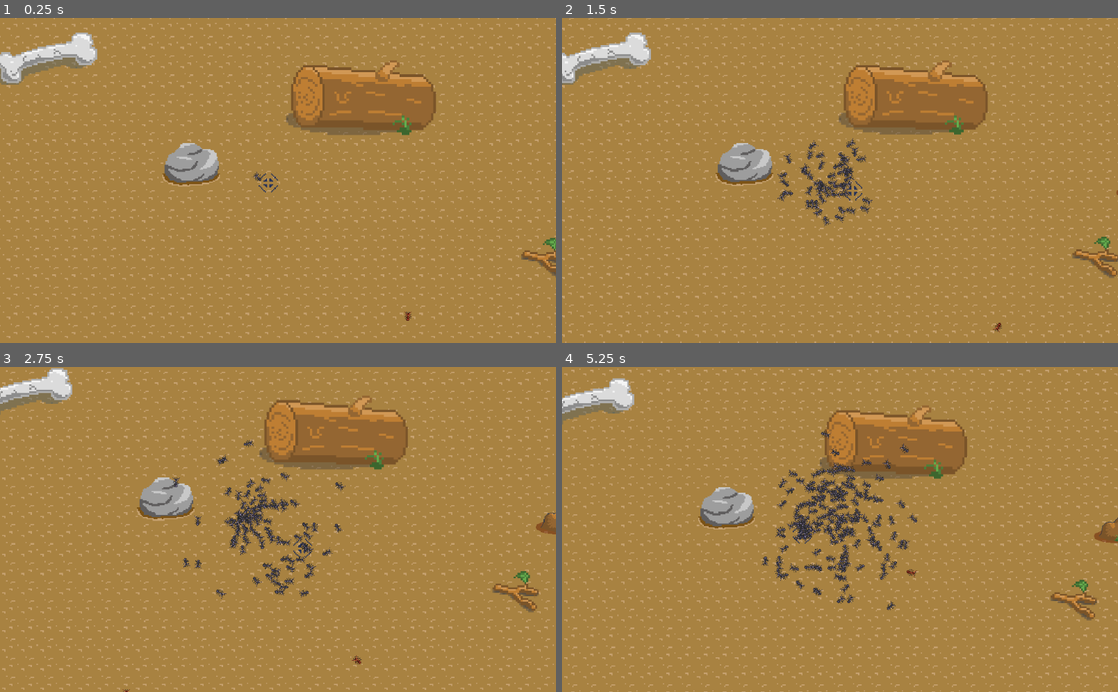
Above: before the commit, frames 1-4 (two rows, left to right).
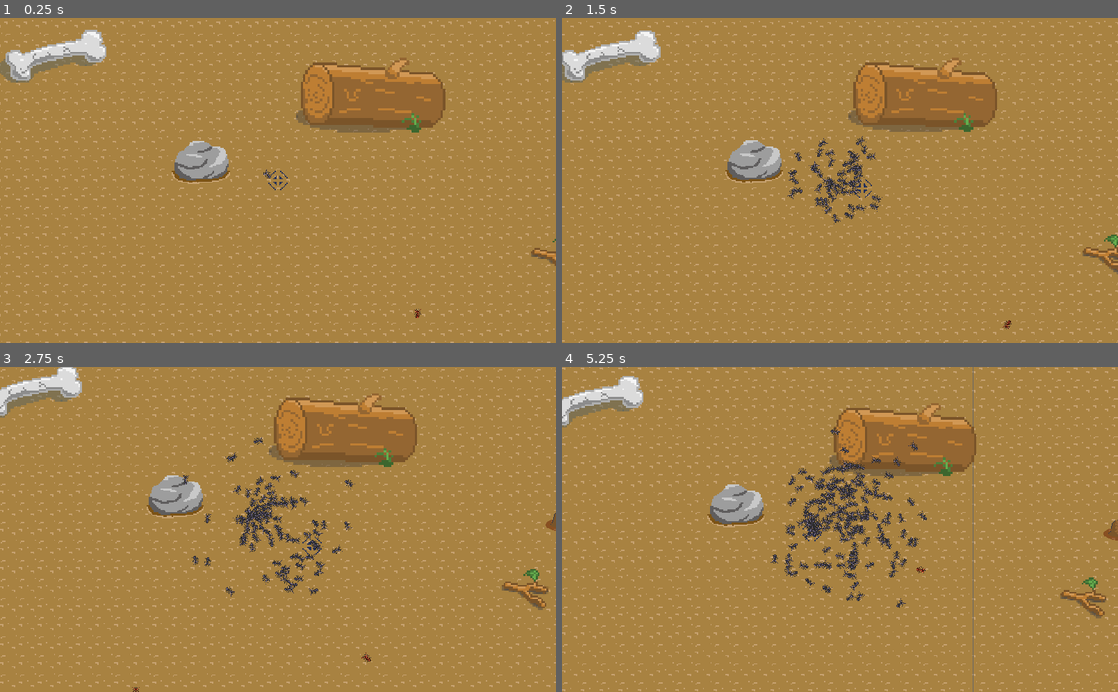
Above: after the commit, the same moments.

Repository: ajsosa/ldjam45
Game: Godot game, scene res://scenes/Objects/TestLevel.tscn
The game is run twice, just before and just after one commit, with the same random seed, the same clock (stepped at 60 frames per second) and the same inputs. Sound files missing from this copy of the repository are replaced by a short silence.
Inputs:
- Up to frame 1 (0.25 s): no input
- Up to frame 2 (1.5 s): hold Right (right) 0.53-1.28 s; hold A (addAnt) 0.53-1.28 s; hold Down (down) from 1.28 s (still down); tap A (addAnt) at 1.35 s
- Up to frame 3 (2.75 s): release Down (down) at 2.03 s; hold Right (right) from 2.03 s (still down); hold A (addAnt) from 2.03 s (still down)
- Up to frame 4 (5.25 s): release Right (right) at 2.78 s; release A (addAnt) at 2.78 s; hold Up (up) 2.78-3.53 s; tap A (addAnt) at 2.85, 4.35 s; hold A (addAnt) 3.53-4.28 s; hold Left (left) 3.53-5.03 s; hold Down (down) from 5.03 s (still down); hold A (addAnt) from 5.03 s (still down)

The runs differ from the first frame. In frame 1, 14% of the frame differs, in the area x 0-100%, y 0-100%; in frame 2, 15%; in frame 3, 16%; in frame 4, 18%.

Commit message:
Fullscreen support

Diff:
--- a/project.godot
+++ b/project.godot
@@ -22,6 +22,12 @@
 [debug]
 
 settings/fps/force_fps=60
+
+[display]
+
+window/size/resizable=false
+window/stretch/mode="2d"
+window/stretch/aspect="keep"
 
 [global]
 
@@ -59,6 +65,11 @@
 "events": [ Object(InputEventKey,"resource_local_to_scene":false,"resource_name":"","device":0,"alt":false,"shift":false,"control":false,"meta":false,"command":false,"pressed":false,"scancode":65,"unicode":0,"echo":false,"script":null)
  ]
 }
+quit={
+"deadzone": 0.5,
+"events": [ Object(InputEventKey,"resource_local_to_scene":false,"resource_name":"","device":0,"alt":false,"shift":false,"control":false,"meta":false,"command":false,"pressed":false,"scancode":16777217,"unicode":0,"echo":false,"script":null)
+ ]
+}
 
 [rendering]
 
--- a/scripts/camera.gd
+++ b/scripts/camera.gd
@@ -28,25 +28,23 @@
 	position.y = targetPos.y
 
 func _process(delta):
-
 	var targetPos = getTargetPos()
 	position = position.linear_interpolate(targetPos, deltaLerp)
 
 	adjustZoom()
-
 	align()
 
 
 func adjustZoom():
-
 	var antCount = swarm.swarmStrength
 	var zoomAmount = minZoom + (antCount * zoomCoeff)
 	zoom = Vector2(zoomAmount, zoomAmount)
 
 func getTargetPos():
+	#var halfSize = get_viewport().size
 
-	var halfSize = get_viewport().size
-
-	var x = target.position.x + halfSize.x * 0.5
-	var y = target.position.y + halfSize.y * 0.5
+	#var x = target.position.x + halfSize.x * 0.5
+	#var y = target.position.y + halfSize.y * 0.5
+	var x = target.get_parent().position.x + target.position.x
+	var y = target.get_parent().position.y + target.position.y
 	return Vector2(x, y)
